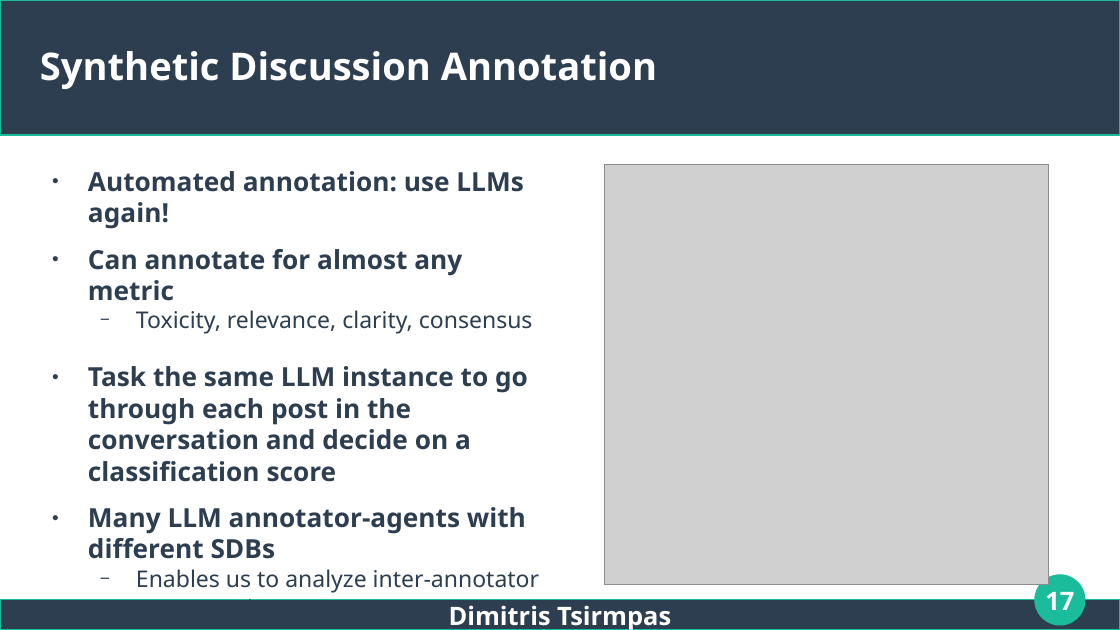
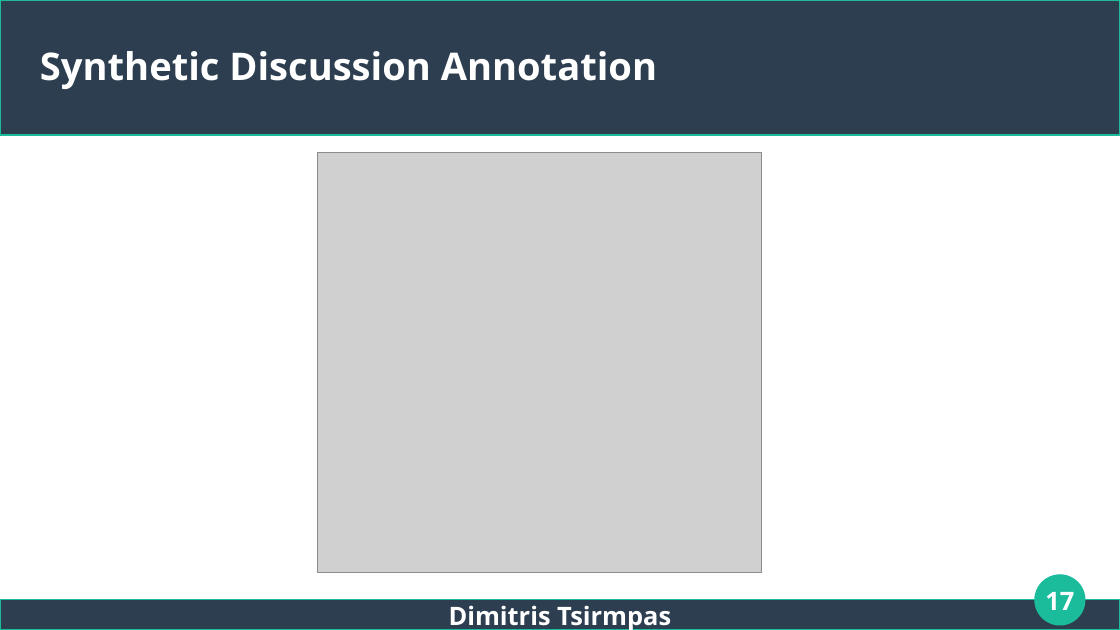
Before and after one commit to dimits-ts/llm_moderation_research, a slide deck: slide 17 of presentations/thesis.odp. Drawn at 1120x630 pixels with LibreOffice and Linux fonts; fonts in the diff are those of the drawing; grey boxes stand for pictures. Boxes give left, top, right and bottom in pixels: in the first picture for what was removed or moved away, otherwise in the second. Text is boxed around its words. In the diff, an @@ line names an element or a change of style, - is before the commit and + after.

Commit message:
rework annotator figs and add policy fig

```diff
--- a/presentations/thesis.odp
+++ b/presentations/thesis.odp
@@ text removed at box(88, 171, 539, 593) @@
-● Automated annotation: use LLMs again!
-● Can annotate for almost any metric
-  − Toxicity, relevance, clarity, consensus
-● Task the same LLM instance to go through each post in the conversation and decide on a classification score
-● Many LLM annotator-agents with different SDBs
-  − Enables us to analyze inter-annotator agreement
@@ picture: place and size @@
-picture at box(605, 165, 1050, 584)
+picture at box(317, 152, 762, 572)
```
Also in this commit, not shown: 1 other slide changed, 1 slide added, 3 other files.
